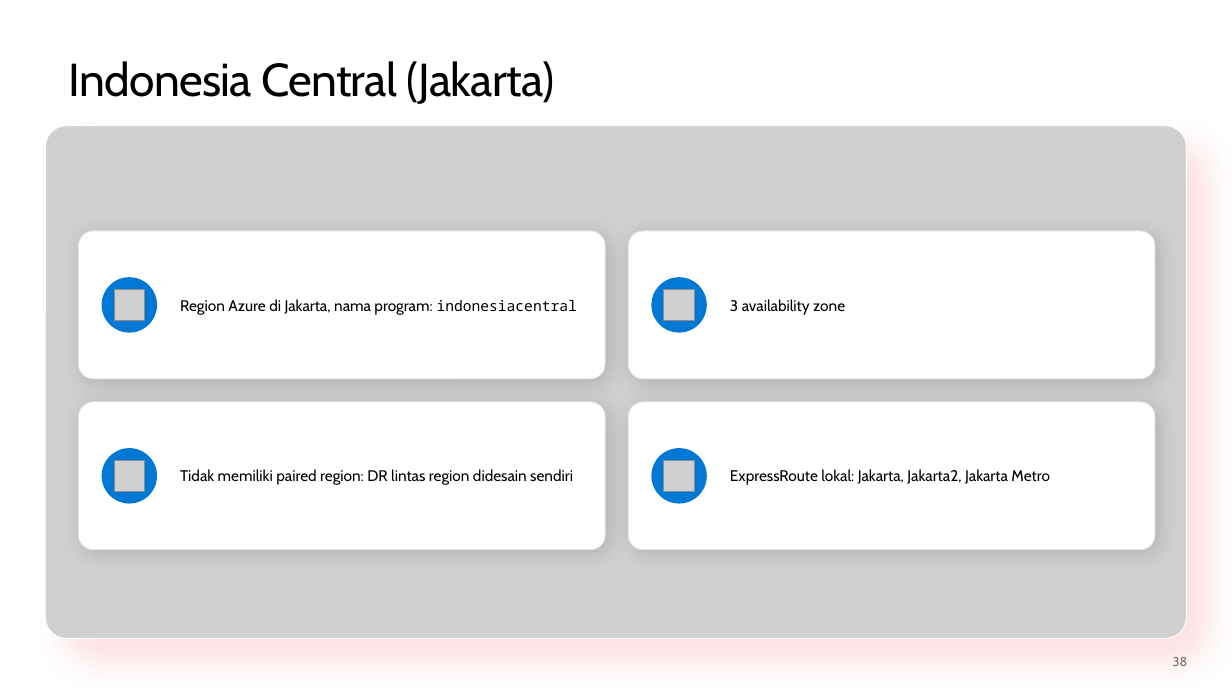
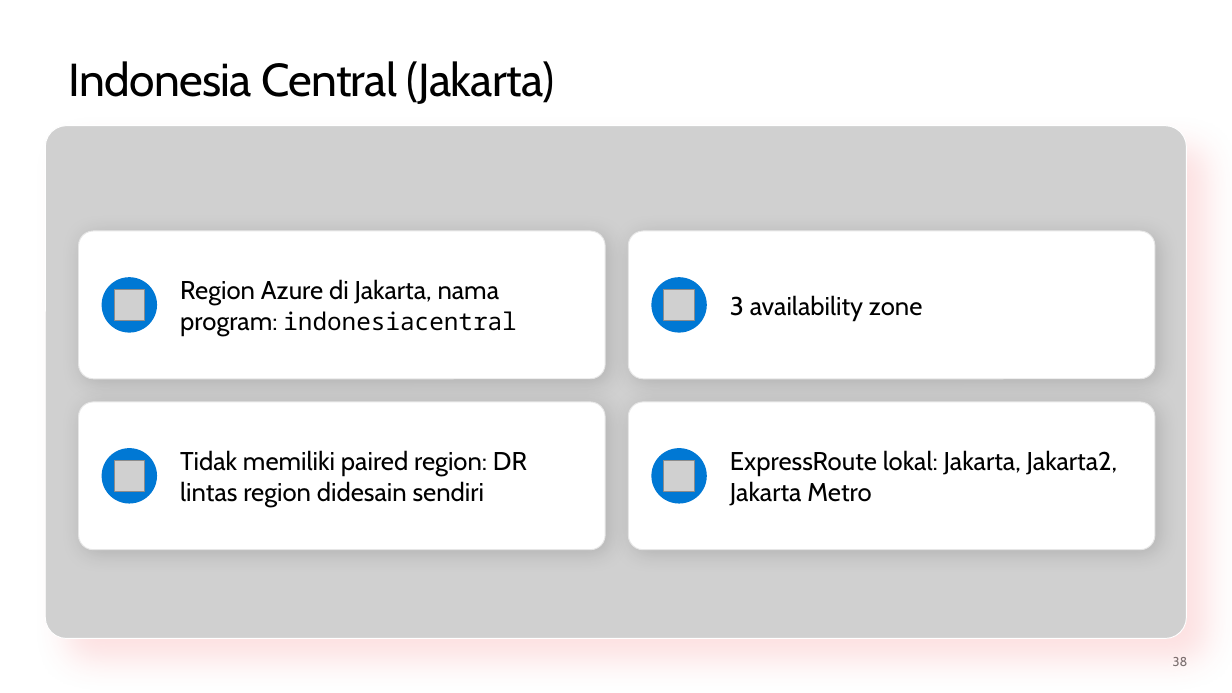
Before and after one commit to medisa-aris/azure-landing-zone-training, a slide deck: slide 38 of slides/pptx/slide_day01_why-and-what.pptx. Drawn at 1232x693 pixels with LibreOffice and Linux fonts; fonts in the diff are those of the drawing; grey boxes stand for pictures; background and template pictures are left out. Boxes give left, top, right and bottom in pixels: in the first picture for what was removed or moved away, otherwise in the second. Text is boxed around its words. In the diff, an @@ line names an element or a change of style, - is before the commit and + after.

```diff
--- a/slides/pptx/slide_day01_why-and-what.pptx
+++ b/slides/pptx/slide_day01_why-and-what.pptx
@@ text "Region Azure di Jakarta, nama ..." at [180,279,516,336]: size 12 to 20 pt in "Region Azure di Jakarta, nama program:"; size 11.4 to 19 pt in "indonesiacentral" @@
@@ size 12 to 20 pt in 3 elements at [730,295,922,320], [180,450,527,507], [730,450,1118,506] @@
```
Also in this commit, not shown: 21 other slides changed, 6 other files.
